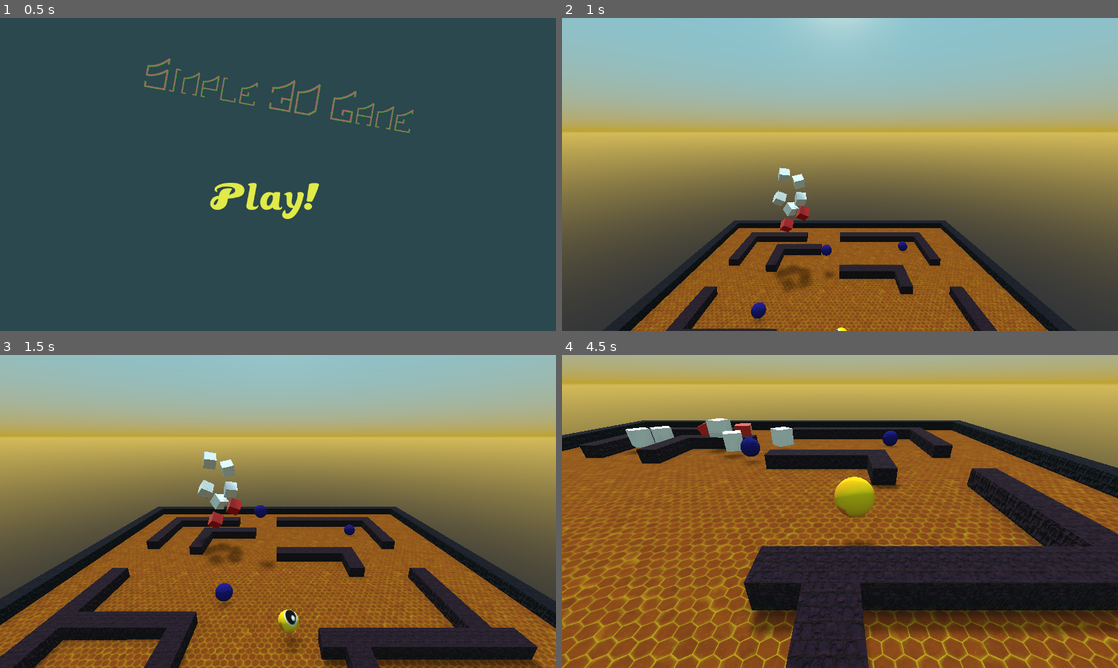
Above: before the commit, frames 1-4 (two rows, left to right).
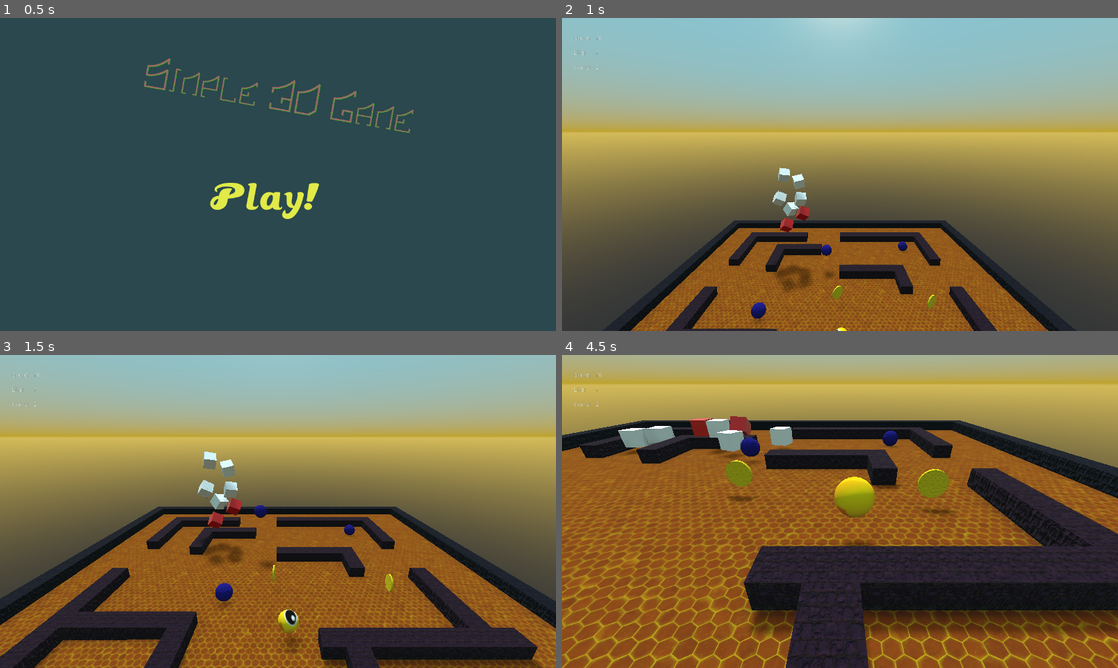
Above: after the commit, the same moments.

Repository: Asmot/Godot-Basic-Demo
Game: Godot game, scene res://Menu.tscn
Same seed, same stepped clock (60 frames per second), same inputs: the game is played once before the commit and once after it.
Inputs:
- Up to frame 1 (0.5 s): no input
- Up to frame 2 (1 s): click "Play!" at 0.5 s
- Up to frame 3 (1.5 s): hold Right (ui_right) from 1.28 s (still down)
- Up to frame 4 (4.5 s): release Right (ui_right) at 2.03 s; hold Down (ui_down) 2.03-2.78 s; hold Right (ui_right) 2.78-3.53 s; hold Up (ui_up) 3.53-4.28 s; hold Left (ui_left) from 4.28 s (still down)

Frame 1 is identical in both runs. In frame 2, 0.1% of the frame differs, in the area x 2-68%, y 5-93%; in frame 3, 0.1%; in frame 4, 1.5%, in the area x 2-71%, y 5-52%.

Commit message:
feat: add score and coin collisoin detect

Diff:
--- a/Level.tscn
+++ b/Level.tscn
@@ -7,6 +7,9 @@
 [ext_resource path="res://textures/TilesTerracottaRedHexagon001/TilesTerracottaRedHexagon001_NRM_1K.jpg" type="Texture" id=5]
 [ext_resource path="res://assets/blocksLibrary.tres" type="MeshLibrary" id=6]
 [ext_resource path="res://assets/Enemy.tscn" type="PackedScene" id=7]
+[ext_resource path="res://assets/Coin.tscn" type="PackedScene" id=8]
+[ext_resource path="res://scripts/UI.gd" type="Script" id=9]
+[ext_resource path="res://scripts/Coin.gd" type="Script" id=10]
 
 [sub_resource type="BoxShape" id=1]
 
@@ -302,5 +305,64 @@
 [node name="Enemy2" parent="Enemys" instance=ExtResource( 7 )]
 transform = Transform( 1.01085, 0, 0, 0, 1.01085, 0, 0, 0, 1.01085, 14.177, 1.47826, -16.0682 )
 
-[connection signal="body_exited" from="Enemys/Enemy" to="Player" method="_on_Enemy_body_exited"]
-[connection signal="body_exited" from="Enemys/Enemy4" to="Player" method="_on_Enemy_body_exited"]
+[node name="Coins" type="Spatial" parent="."]
+
+[node name="Coin" parent="Coins" instance=ExtResource( 8 )]
+transform = Transform( 1, 0, 0, 0, 1, 0, 0, 0, 1, -0.280855, 2.0752, -0.57232 )
+script = ExtResource( 10 )
+
+[node name="Coin2" parent="Coins" instance=ExtResource( 8 )]
+transform = Transform( 1, 0, 0, 0, 1, 0, 0, 0, 1, 13.6178, 2.0752, 1.37595 )
+script = ExtResource( 10 )
+
+[node name="UI" type="Control" parent="."]
+margin_right = 40.0
+margin_bottom = 40.0
+script = ExtResource( 9 )
+
+[node name="LabelCoins" type="Label" parent="UI"]
+margin_left = 28.0
+margin_top = 108.0
+margin_right = 110.0
+margin_bottom = 142.0
+text = "Coins:"
+
+[node name="LabelCoinsValue" type="Label" parent="UI"]
+margin_left = 77.0
+margin_top = 108.0
+margin_right = 159.0
+margin_bottom = 142.0
+text = "10"
+
+[node name="LabelLife" type="Label" parent="UI"]
+margin_left = 28.0
+margin_top = 74.0
+margin_right = 110.0
+margin_bottom = 108.0
+text = "Life:"
+
+[node name="LabelLifeValue" type="Label" parent="UI"]
+margin_left = 77.0
+margin_top = 74.0
+margin_right = 159.0
+margin_bottom = 108.0
+text = "1"
+
+[node name="LabelScore" type="Label" parent="UI"]
+margin_left = 28.0
+margin_top = 40.0
+margin_right = 110.0
+margin_bottom = 74.0
+text = "Score:"
+
+[node name="LabelScoreValue" type="Label" parent="UI"]
+margin_left = 77.0
+margin_top = 40.0
+margin_right = 159.0
+margin_bottom = 74.0
+text = "10"
+
+[connection signal="body_entered" from="Enemys/Enemy" to="Player" method="_on_Enemy_body_entered"]
+[connection signal="body_entered" from="Enemys/Enemy4" to="Player" method="_on_Enemy_body_entered"]
+[connection signal="body_entered" from="Coins/Coin" to="Coins/Coin" method="_on_Coin_body_entered"]
+[connection signal="body_entered" from="Coins/Coin2" to="Coins/Coin2" method="_on_Coin_body_entered"]
--- /dev/null
+++ b/YouWin.tscn
@@ -0,0 +1,46 @@
+[gd_scene load_steps=6 format=2]
+
+[ext_resource path="res://scripts/button-title-play.gd" type="Script" id=1]
+[ext_resource path="res://fonts/No.025-Sounso-Warm-2.ttf" type="DynamicFontData" id=2]
+[ext_resource path="res://fonts/Sonic-Boom-Regular-1.ttf" type="DynamicFontData" id=3]
+
+[sub_resource type="DynamicFont" id=1]
+size = 160
+outline_size = 1
+font_data = ExtResource( 3 )
+
+[sub_resource type="DynamicFont" id=2]
+size = 88
+font_data = ExtResource( 2 )
+
+[node name="YouWin" type="Node2D"]
+
+[node name="Background" type="ColorRect" parent="."]
+margin_right = 1280.0
+margin_bottom = 720.0
+color = Color( 0.145098, 0.152941, 0.152941, 1 )
+
+[node name="Label" type="Label" parent="."]
+margin_right = 1280.0
+margin_bottom = 320.0
+custom_colors/font_color = Color( 0.988235, 0.0470588, 0.0470588, 1 )
+custom_colors/font_color_shadow = Color( 0.227451, 0.701961, 0.109804, 1 )
+custom_fonts/font = SubResource( 1 )
+text = "You Win"
+align = 1
+valign = 1
+
+[node name="ButtonTitlePlayAgain" type="Button" parent="."]
+margin_left = 355.0
+margin_top = 345.0
+margin_right = 937.0
+margin_bottom = 440.0
+custom_colors/font_color = Color( 0.886275, 0.921569, 0.286275, 1 )
+custom_colors/font_color_hover = Color( 0.129412, 0.615686, 0.203922, 1 )
+custom_colors/font_color_pressed = Color( 0.521569, 0.129412, 0.615686, 1 )
+custom_fonts/font = SubResource( 2 )
+text = "Play Again!"
+flat = true
+script = ExtResource( 1 )
+
+[connection signal="pressed" from="ButtonTitlePlayAgain" to="ButtonTitlePlayAgain" method="_on_ButtonTitlePlay_pressed"]
--- /dev/null
+++ b/assets/Coin.tscn
@@ -0,0 +1,61 @@
+[gd_scene load_steps=7 format=2]
+
+[ext_resource path="res://textures/GroundCobblestone001/GroundCobblestone001_NRM_1K.jpg" type="Texture" id=1]
+
+[sub_resource type="CylinderMesh" id=5]
+
+[sub_resource type="SpatialMaterial" id=6]
+albedo_color = Color( 0.92549, 0.811765, 0.0705882, 1 )
+normal_enabled = true
+normal_scale = 4.64
+normal_texture = ExtResource( 1 )
+
+[sub_resource type="SphereShape" id=2]
+
+[sub_resource type="Animation" id=3]
+length = 0.001
+tracks/0/type = "value"
+tracks/0/path = NodePath(".:rotation_degrees")
+tracks/0/interp = 1
+tracks/0/loop_wrap = true
+tracks/0/imported = false
+tracks/0/enabled = true
+tracks/0/keys = {
+"times": PoolRealArray( 0 ),
+"transitions": PoolRealArray( 1 ),
+"update": 0,
+"values": [ Vector3( 0, 0, 0 ) ]
+}
+
+[sub_resource type="Animation" id=4]
+resource_name = "coin_animation"
+length = 4.0
+loop = true
+tracks/0/type = "value"
+tracks/0/path = NodePath(".:rotation_degrees")
+tracks/0/interp = 1
+tracks/0/loop_wrap = true
+tracks/0/imported = false
+tracks/0/enabled = true
+tracks/0/keys = {
+"times": PoolRealArray( 0, 2, 4 ),
+"transitions": PoolRealArray( 1, 1, 1 ),
+"update": 0,
+"values": [ Vector3( 0, 0, 0 ), Vector3( 0, 180, 0 ), Vector3( 0, 360, 0 ) ]
+}
+
+[node name="Coin" type="Area"]
+
+[node name="MeshInstance" type="MeshInstance" parent="."]
+transform = Transform( 1, 0, 0, 0, -4.37114e-09, -1, 0, 0.1, -4.37114e-08, 0, 0, 0 )
+mesh = SubResource( 5 )
+material/0 = SubResource( 6 )
+
+[node name="CollisionShape" type="CollisionShape" parent="."]
+transform = Transform( 1, 0, 0, 0, 1, 0, 0, 0, 0.2, 0, 0, 0 )
+shape = SubResource( 2 )
+
+[node name="AnimationPlayer" type="AnimationPlayer" parent="."]
+autoplay = "coin_animation"
+anims/RESET = SubResource( 3 )
+anims/coin_animation = SubResource( 4 )
--- /dev/null
+++ b/scripts/Coin.gd
@@ -0,0 +1,30 @@
+extends Area
+
+const NODE_NAME_PLAYER = "Player"
+const NODE_NAME_LEVEL = "Level"
+const NODE_NAME_UI = "UI"
+
+var playerNode;
+var uiNode;
+
+func _ready():
+	var levelNode = find_parent(NODE_NAME_LEVEL)
+	playerNode = levelNode.find_node(NODE_NAME_PLAYER)
+	uiNode = levelNode.find_node(NODE_NAME_UI)
+
+	# add one coin
+	uiNode.addCoin(1)
+
+func _exit_tree():
+	print ("coin remove ")
+
+func _on_Coin_body_entered(body):
+	print ("hit coin " + body.name)
+	if (body.name == playerNode.name):
+		print ("hit coin by player")
+		# rmeove one coin
+		uiNode.removeCoin(1)
+		# add one score
+		uiNode.changeScore(1)
+
+		get_parent().remove_child(self)
--- a/scripts/Player.gd
+++ b/scripts/Player.gd
@@ -17,13 +17,23 @@
 const SPEED = 5;
 const SPEED_ROLL = 5;
 
+# scene nodes
+const NODE_NAME_CONINS = "Coins"
+const NODE_NAME_UI = "UI"
+
+var coinNode;
+var uiNode;
+
 func _ready():
 	print("Player " + playerName + " is ready")
 	print("Speed " + str(velocity))
-	connect("body_exited",self,"on_body_exited")
 
-func on_body_exited(node):
-	print("我是一个：" + name +  ",我撞完一个" + node.name)
+	coinNode = get_parent().find_node(NODE_NAME_CONINS)
+	uiNode = get_parent().find_node(NODE_NAME_UI)
+	print("Coins count  %d"%(coinNode.get_child_count()));
+
+	# init default value
+	uiNode.setLife(true)
 
 # input event
 func _input(event):
@@ -89,9 +99,7 @@
 
 	move_and_slide(velocity, Vector3(0, -1, 0));
 
-
-
-func _on_Enemy_body_exited(body):
+func _on_Enemy_body_entered(body):
 	print ("hit somebody " + body.name)
 	if body.name == "Player":
 		print ("hit enemy ，game over " + body.name)
--- /dev/null
+++ b/scripts/UI.gd
@@ -0,0 +1,38 @@
+extends Control
+
+var leftCoinNUm = 0;
+var scoreNUm = 0;
+
+func _ready():
+	pass
+
+func checkGameStae():
+	if (leftCoinNUm == 0) :
+		get_tree().change_scene("res://YouWin.tscn")
+
+func setScore(score):
+	$LabelScoreValue.text = "%s"%(score);
+
+func setLife(flag : bool):
+	if flag:
+		$LabelLifeValue.text = "1"
+	else:
+		$LabelLifeValue.text = "0"
+
+
+func setLeftCoins(num):
+	$LabelCoinsValue.text = "%s"%(num);
+
+func addCoin(num):
+	leftCoinNUm = leftCoinNUm + num;
+	setLeftCoins(leftCoinNUm);
+
+func removeCoin(num):
+	leftCoinNUm = leftCoinNUm - num;
+	setLeftCoins(leftCoinNUm);
+
+	checkGameStae();
+
+func changeScore(num):
+	scoreNUm = scoreNUm + num
+	setScore(scoreNUm)
Not shown: 1 places in Level.tscn that only renumber resources
